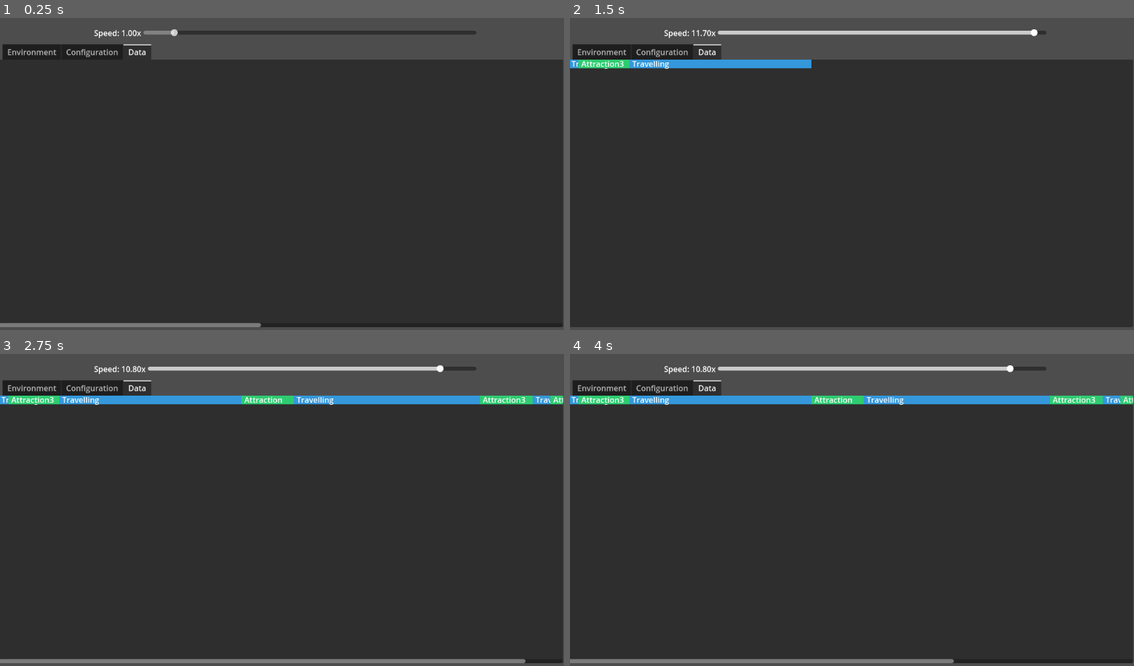
Above: before the commit, frames 1-4 (two rows, left to right).
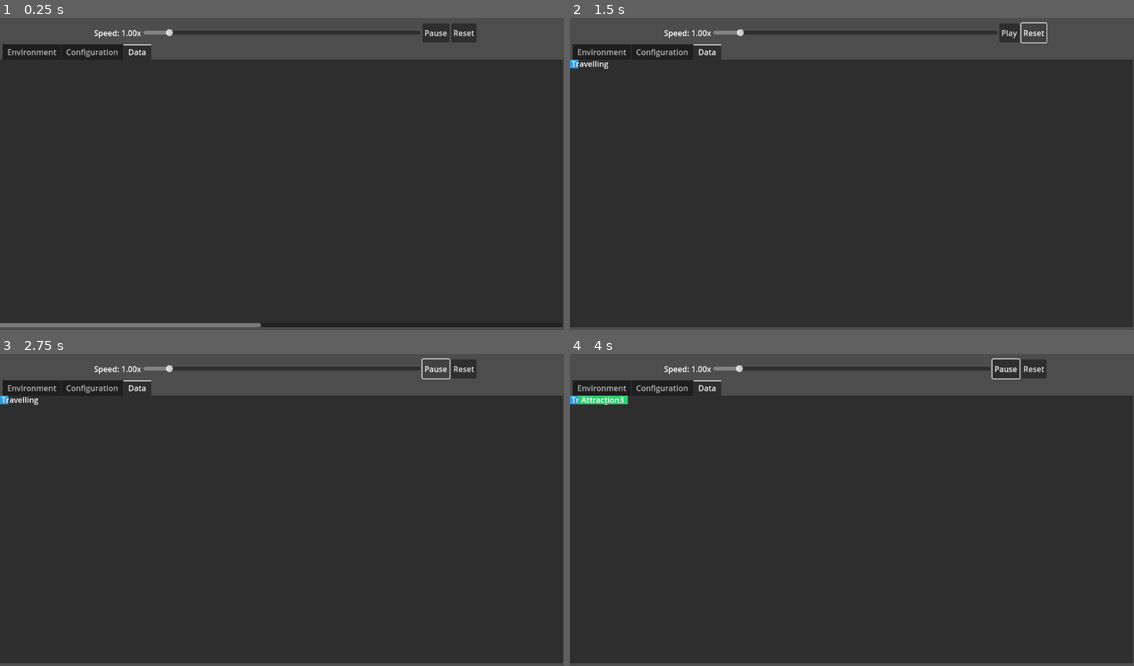
Above: after the commit, the same moments.

Repository: drewcydrew/sim-testing
Game: Godot game, scene res://World/World.tscn
The game is run twice, just before and just after one commit, with the same random seed, the same clock (stepped at 60 frames per second) and the same inputs. The engine's default icon, where the game draws it, is replaced by a stand-in: a white triangle on a blue panel in a dark square.
Inputs (mouse positions are in pixels of both pictures, inside the frame that each line leads up to):
- Up to frame 1 (0.25 s): no input
- Up to frame 2 (1.5 s): click (1004, 33) at 0.5 s, where only the run after the commit has a clickable "Pause"; click (1032, 33) at 1.25 s, where only the run after the commit has a clickable "Reset"
- Up to frame 3 (2.75 s): click (439, 369) at 2 s, where only the run after the commit has a clickable "Play"
- Up to frame 4 (4 s): move the mouse to (976, 491) at 2.77 s; click (976, 491) at 2.92 s; move the mouse to (739, 522) at 3.52 s; click (739, 522) at 3.67 s

The runs differ from the first frame. In frame 1, 0.5% of the frame differs, in the area x 29-85%, y 1-8%; in frame 2, 2.3%; in frame 3, 5.2%, in the area x 0-100%, y 1-100%; in frame 4, 4.8%.

Commit message:
Updating controls to include play/pause and reset buttons

Diff:
--- a/World/World.tscn
+++ b/World/World.tscn
@@ -42,4 +42,14 @@
 offset_right = 973.0
 offset_bottom = 60.0
 
+[node name="PlayPause" type="Button" parent="SimulationControls"]
+layout_mode = 2
+text = "Play/Pause"
+
+[node name="Button" type="Button" parent="SimulationControls"]
+layout_mode = 2
+text = "Reset"
+
 [connection signal="sim_speed_changed" from="SimulationControls" to="." method="_on_simulation_controls_sim_speed_changed"]
+[connection signal="pressed" from="SimulationControls/PlayPause" to="." method="_on_play_pause_pressed"]
+[connection signal="pressed" from="SimulationControls/Button" to="." method="_on_reset_pressed"]
--- a/World/world.gd
+++ b/World/world.gd
@@ -2,9 +2,46 @@
 
 @export var enemy_instance: Node2D
 
+# Remember the last non-zero speed so we can resume to it.
+var _last_nonzero_speed: float = 1.0
+
+@onready var _sim_controls: Node = $SimulationControls
+@onready var _play_pause_btn: Button = $SimulationControls/PlayPause
+
 func _ready() -> void:
-	pass
+	# Keep UI in sync if the rate is changed elsewhere
+	SimulationClock.rate_changed.connect(_on_rate_changed)
+	# Initialize UI from current Engine.time_scale
+	_on_rate_changed(Engine.time_scale)
 
 func _on_simulation_controls_sim_speed_changed(value: float) -> void:
 	# Drive the entire sim with Engine.time_scale via SimClock
+
 	SimulationClock.set_rate(value)
+	# Track the last non-zero so we can resume properly
+	if value > 0.0:
+		_last_nonzero_speed = value
+
+func _on_play_pause_pressed() -> void:
+
+	var current: float = Engine.time_scale
+	if current > 0.0:
+		# Pause
+		SimulationClock.set_rate(0.0)
+	else:
+		# Resume to last non-zero (fallback to 1.0 if somehow 0)
+		var target := (_last_nonzero_speed if _last_nonzero_speed > 0.0 else 1.0)
+		SimulationClock.set_rate(target)
+
+func _on_rate_changed(rate: float) -> void:
+	# Update button label/icon based on paused/playing
+	if is_instance_valid(_play_pause_btn):
+		_play_pause_btn.text = ("Play" if rate == 0.0 else "Pause")
+
+
+func _on_reset_pressed() -> void:
+	print ("Button pressed")
+	# Try soft reset first (calls enemy.reset())
+	if is_instance_valid(enemy_instance) and enemy_instance.has_method("reset"):
+		enemy_instance.reset()
+		return
